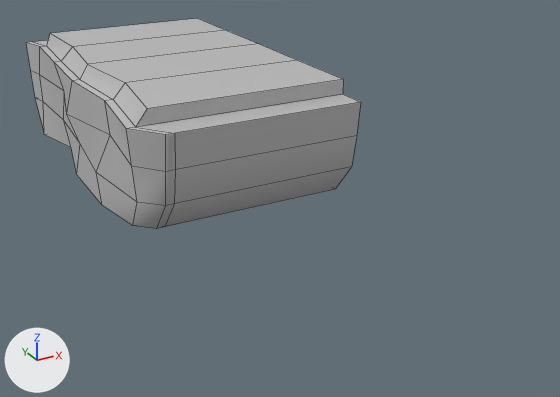
The FBX model Assets/Models/M_brokenroad_rightedge.fbx, before and after one commit.
Rendered twice from a camera (50 mm lens) standing at (-3.96, -3.81, 2.39) and looking at (-2.32, -0.82, 0.9). Arrows for +X, +Y and +Z are at lower left; the lights stay in place. Mesh edges are drawn as thin lines. Where no turn or scale is listed for an object, it has been applied to the vertices.
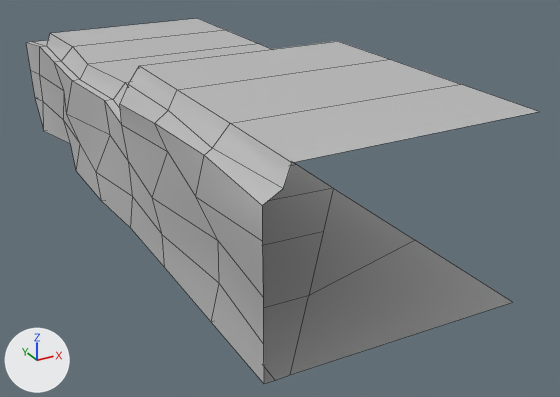
Where the newer file only moved an object's origin or applied its transform, the numbers keep the older frame.

Boxes [x1, y1, x2, y2] around the edits, measured in the pictures (560 x 397 px):
```json
{"object": "polySurface2", "change": "reshaped", "before": [26, 18, 361, 229], "after": [26, 18, 539, 384], "on screen": "53% wider, 73% taller"}
{"part": 1, "of": "me_mesh", "change": "built on", "before": [107, 60, 361, 229], "after": [107, 41, 539, 384]}
```

The change, as JSON lines over the scene's bpy script:
```json
{"block": "me_mesh", "where": "# used by ob_polysurface2; location = (-2.0, 0.0, 0.879)"}
{"op": "remove", "block": "me_mesh", "code": "me_mesh.from_pydata(...)  # 71 vertices, 60 faces; spans x -1.09..0.0, y -1.0..1.0, z 0.0..0.57"}
{"op": "add", "block": "me_mesh", "code": "me_mesh.from_pydata(...)  # 94 vertices, 78 faces; spans x -1.09..0.0, y -2.05..1.0, z 0.0..0.74"}
{"block": "me_mesh", "change": "me_mesh part 1"}
{"block": "me_mesh", "change": "8 vertices are removed from x -1.05..0.0, y -1.0..-0.73, z 0.0..0.57"}
{"block": "me_mesh", "change": "18 faces are deleted"}
{"block": "me_mesh", "change": "10 vertices in x -1.08..-0.95, y -0.45..0.81, z 0.0 move by (0.0, 0.0, 0.02)"}
{"block": "me_mesh", "change": "3 vertices in x -1.04..0.0, y -0.85, z 0.17..0.57 move by (0.0, 0.06, 0.0)"}
{"block": "me_mesh", "change": "11 vertices move from x -1.02..0.0, y -1.0..-0.73, z 0.0..0.5 to x -1.08..0.0, y -1.65..-0.79, z 0.01..0.74"}
{"block": "me_mesh", "change": "31 vertices are added at x -1.09..0.0, y -2.05..-0.79, z 0.0..0.74"}
{"block": "me_mesh", "change": "36 new faces join them"}
```
